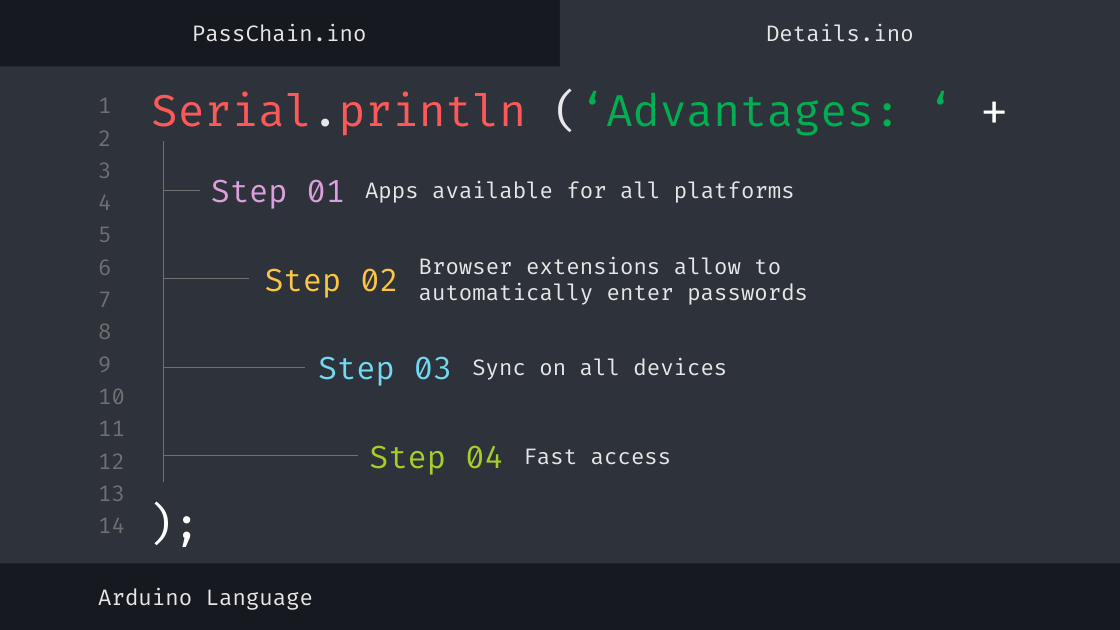
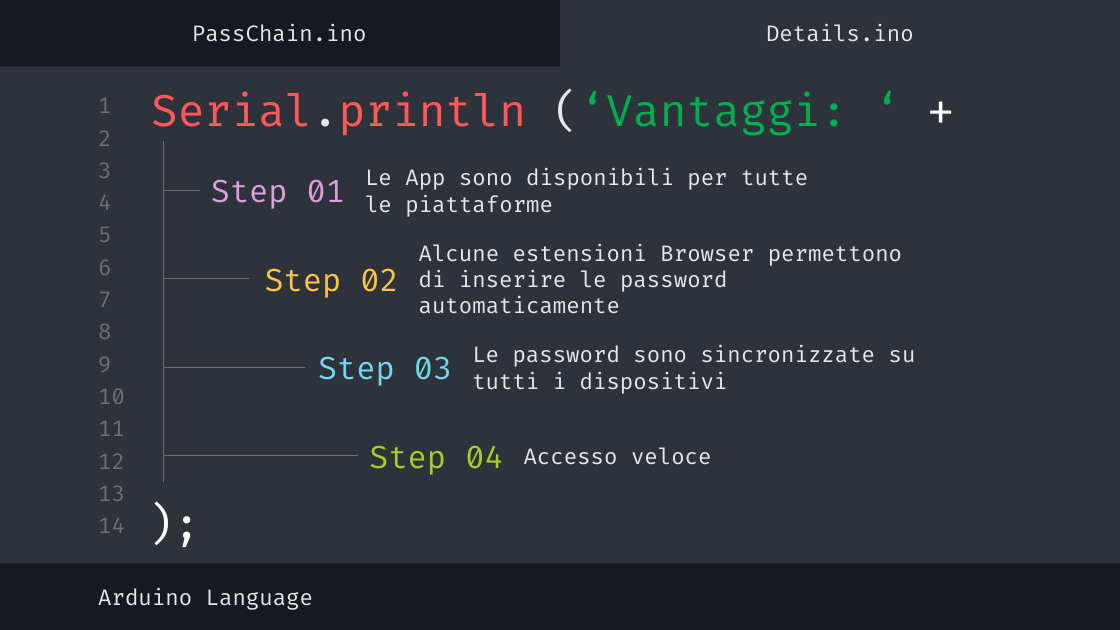
Before and after one commit to Alberto-00/PassChain-IoT, a slide deck: slide 6 of Documentazione/Presentazione/Presentazione.pptx. Drawn at 1120x630 pixels with LibreOffice and Linux fonts; fonts in the diff are those of the drawing. Boxes give left, top, right and bottom in pixels: in the first picture for what was removed or moved away, otherwise in the second. Text is boxed around its words. In the diff, an @@ line names an element or a change of style, - is before the commit and + after.

```diff
--- a/Documentazione/Presentazione/Presentazione.pptx
+++ b/Documentazione/Presentazione/Presentazione.pptx
@@ title at bbox=[151, 91, 848, 136]: text changed @@
-Serial.println (‘Advantages: ‘ +
+Serial.println (‘Vantaggi: ‘ +
@@ text at bbox=[365, 168, 808, 217]: text changed @@
-Apps available for all platforms
+Le App sono disponibili per tutte le piattaforme
@@ text at bbox=[419, 244, 902, 314]: text changed @@
-Browser extensions allow to automatically enter passwords
+Alcune estensioni Browser permettono di inserire le password automaticamente
@@ text at bbox=[472, 345, 916, 394]: text changed @@
-Sync on all devices
+Le password sono sincronizzate su tutti i dispositivi
@@ text at bbox=[524, 447, 712, 465]: text changed @@
-Fast access
+Accesso veloce
```
Also in this commit, not shown: 29 other slides changed, 3 other files.
